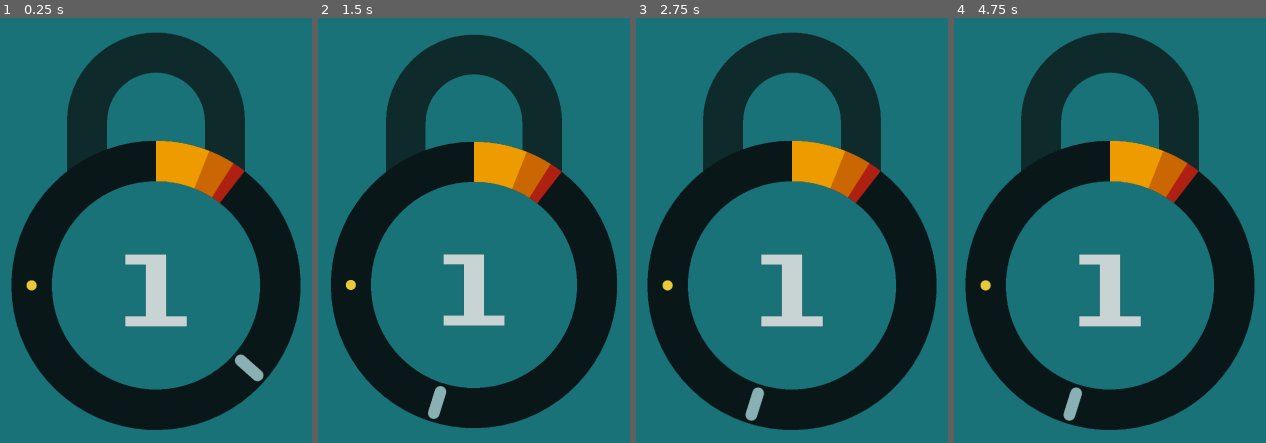
Above: before the commit, frames 1-4 (left to right).
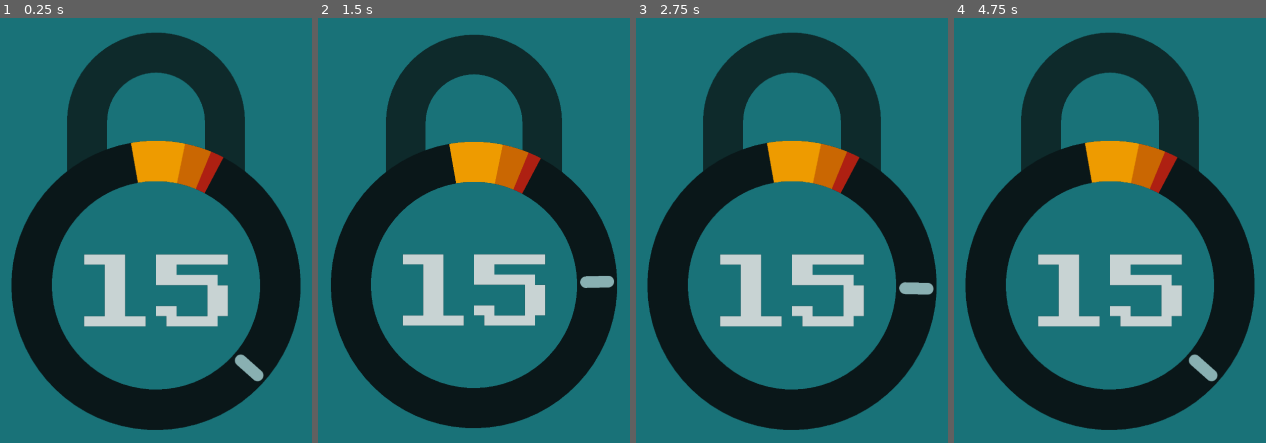
Above: after the commit, the same moments.

Repository: rob-not-bob/lock-breaker
Game: Godot game, scene res://scenes/main.tscn
Two runs of this game, one before a commit and one after it. Both use one fixed random seed, a clock stepped at 60 frames per second and the inputs below.
Inputs (mouse positions are in pixels of both pictures, inside the frame that each line leads up to):
- Up to frame 1 (0.25 s): no input
- Up to frame 2 (1.5 s): move the mouse to (555, 205) at 0.52 s; click (555, 205) at 0.6 s; move the mouse to (402, 281) at 1.27 s; click (402, 281) at 1.35 s
- Up to frame 3 (2.75 s): move the mouse to (829, 69) at 2.02 s; click (829, 69) at 2.1 s
- Up to frame 4 (4.75 s): move the mouse to (1091, 404) at 2.77 s; click (1091, 404) at 2.85 s; move the mouse to (1222, 362) at 3.52 s; click (1222, 362) at 3.6 s; move the mouse to (1000, 124) at 4.27 s; click (1000, 124) at 4.35 s

The runs differ from the first frame. In frame 1, 6.9% of the frame differs, in the area x 8-79%, y 28-73%; in frame 2, 7.2%; in frame 3, 7.6%, in the area x 8-96%, y 28-95%; in frame 4, 7.6%.

Commit message:
Fixed bugs related to getting arc color

Diff:
--- a/scenes/arc_donut.gd
+++ b/scenes/arc_donut.gd
@@ -16,8 +16,7 @@
 @export var reverse: bool = false;
 
 func _process(_delta):
-	if Engine.is_editor_hint():
-		queue_redraw();
+	queue_redraw();
 
 func _draw_arc_donut_about_point(center: Vector2, from_angle: float, to_angle: float, color: Color):
 	var points_arc = PackedVector2Array()
@@ -35,16 +34,19 @@
 
 ## Returns the name of the arc at _deg
 func get_arc_name_at(_deg: float):
-	var deg = fmod(_deg, 360);
-	var arc_start = start_angle;
+	var deg = _deg;
+	if _deg < 0:
+		deg *= -1;
+	deg = fmod(_deg, 360);
 
-	# If reverse manipulate deg to be relative to start_angle so
-	# our code still works
+	# Manipulate deg to be relative to start_angle so
+	# our code still works no matter rotation
+	deg = deg - start_angle;
+	if deg < 0:
+		deg = 360 + deg;
+
+	var arc_start = 0;
 	if reverse:
-		deg = deg - start_angle;
-		if deg < 0:
-			deg = 360 + deg;
-
 		var sum = 0;
 		for angle in angle_sizes:
 			sum += angle;
@@ -62,11 +64,15 @@
 		if deg <= total_angle:
 			return arc_names[index];
 
+	# Should never be called
 	return null;
 
 
 
-#func _ready():
+func _ready():
+	print("281: ", get_arc_name_at(281)); # null)
+	print("351: ", get_arc_name_at(351)); # yellow)
+	print("5: ", get_arc_name_at(5)); # yellow)
 #	print("0: ", get_arc_name_at(0)); # yellow
 #	print("360: ", get_arc_name_at(360)); # yellow
 #	print("10: ", get_arc_name_at(10)); # yellow
--- /dev/null
+++ b/scenes/indicator.gd
@@ -0,0 +1,28 @@
+extends Node2D
+
+class_name Indicator
+
+@export var rotation_speed: float = 2.5;
+
+var _center: Vector2 = Vector2.ZERO;
+var _radius: float = 0;
+
+func initialize(center: Vector2, radius: float, track_width: float, start_angle: float = 0):
+	_radius = radius;
+	_center = center;
+	current_angle = start_angle;
+	_set_sizes(track_width);
+
+var current_angle: float = 0;
+var direction = 1;
+
+func _set_sizes(track_width: float):
+	var pixel_size = float($Sprite2D.texture.get_size().x);
+	var ratio = (track_width - 10) / pixel_size;
+	scale = Vector2(ratio, ratio) * 2.0;
+
+func _physics_process(delta):
+	current_angle += rotation_speed * direction * delta;
+	current_angle = fmod(current_angle, 2 * PI)
+	position = MyUtils.get_position_about_point(_center, _radius, current_angle);
+	rotation = current_angle;
--- /dev/null
+++ b/scenes/indicator.tscn
@@ -0,0 +1,19 @@
+[gd_scene load_steps=4 format=3 uid="uid://bpy1hd0buwsk4"]
+
+[ext_resource type="Script" path="res://scenes/indicator.gd" id="1_73jl4"]
+[ext_resource type="Texture2D" uid="uid://btw4q2gr3q56" path="res://assets/indicator.png" id="1_gd7vg"]
+
+[sub_resource type="CapsuleShape2D" id="CapsuleShape2D_l2j7e"]
+radius = 18.0
+height = 104.0
+
+[node name="indicator" type="Area2D"]
+script = ExtResource("1_73jl4")
+
+[node name="Sprite2D" type="Sprite2D" parent="."]
+modulate = Color(0.537255, 0.690196, 0.698039, 1)
+texture = ExtResource("1_gd7vg")
+
+[node name="CollisionShape2D2" type="CollisionShape2D" parent="."]
+rotation = -1.5708
+shape = SubResource("CapsuleShape2D_l2j7e")
--- a/scenes/lock.gd
+++ b/scenes/lock.gd
@@ -4,14 +4,13 @@
 signal lock_won(beaten_lock_difficulty: int, new_speed: float);
 
 @onready var arc_donut: ArcDonut = $lock_body/arc_donut;
-@onready var track: Track = $lock_body/track;
+@onready var indicator: Indicator = $lock_body/indicator;
 @onready var countdown: Label = $lock_body/countdown;
 
 @export_group("Lock Difficulty")
-@export var lock_difficulty: int = 1:
+@export var lock_difficulty: int = 10:
 	set(difficulty):
 		lock_difficulty = difficulty;
-		current_difficulty = lock_difficulty;
 	get:
 		return lock_difficulty;
 
@@ -20,7 +19,7 @@
 @export var lock_speed: float = 2.0:
 	set(speed):
 		lock_speed = min(speed, max_lock_speed);
-		track.rotation_speed = lock_speed;
+		indicator.rotation_speed = lock_speed;
 	get:
 		return lock_speed;
 
@@ -29,11 +28,11 @@
 @export var min_coin_spawn_distance: float = PI / 3:
 	set(spawn_distance):
 		min_coin_spawn_distance = spawn_distance;
-		$lock_body/track/coin_spawner.min_coin_spawn_distance = min_coin_spawn_distance;
+		# $lock_body/track/coin_spawner.min_coin_spawn_distance = min_coin_spawn_distance;
 	get:
 		return min_coin_spawn_distance;
 
-var current_difficulty: int = lock_difficulty:
+@onready var current_difficulty: int = lock_difficulty:
 	set(difficulty):
 		current_difficulty = difficulty;
 		countdown.text = str(current_difficulty);
@@ -57,9 +56,25 @@
 	var inner_radius = arc_donut.outer_radius * arc_donut.inner_to_outer_ratio;
 	var trackWidth = (arc_donut.outer_radius - inner_radius) / 2;
 	var radius = (inner_radius + arc_donut.outer_radius) / 2;
+	current_difficulty = lock_difficulty;
 
-	track.initialize(center, radius, trackWidth);
-	track.create_coin(first_coin_spawn_distance);
+	indicator.initialize(center, radius, trackWidth);
+	arc_donut.reverse = indicator.direction == -1;
+	# indicator.create_coin(first_coin_spawn_distance);
+
+func _process(_delta):
+	if Input.is_action_just_pressed("invert"):
+		indicator.direction *= -1;
+
+		var angle = rad_to_deg(indicator.current_angle) + 90;
+		if angle < 0:
+			angle += 360
+		angle = fmod(angle, 360);
+		print("angle ", angle);
+		var arc = arc_donut.get_arc_name_at(angle);
+		print("arc ", arc);
+		if arc:
+			_on_coin_collected();
 
 func _on_coin_collected():
 	if current_difficulty <= 0:
@@ -69,11 +84,13 @@
 	if current_difficulty == 0:
 		_on_win();
 	else:
-		track.create_coin();
+		var angle = randf_range(0, 359.9);
+		arc_donut.reverse = indicator.direction == -1;
+		arc_donut.start_angle = angle;
 
 func _on_win():
-	var old_direction = track.direction;
-	track.direction = 0;
+	var old_direction = indicator.direction;
+	indicator.direction = 0;
 
 	await unlock();
 	await lock();
@@ -84,8 +101,8 @@
 
 	lock_won.emit(lock_difficulty, lock_speed);
 
-	track.create_coin(first_coin_spawn_distance);
-	track.direction = old_direction;
+	# indicator.create_coin(first_coin_spawn_distance);
+	indicator.direction = old_direction;
 
 func _on_lose():
 	await lose();
--- a/scenes/lock.tscn
+++ b/scenes/lock.tscn
@@ -2,7 +2,7 @@
 
 [ext_resource type="Script" path="res://scenes/lock.gd" id="1_tnfkh"]
 [ext_resource type="PackedScene" uid="uid://ch5418xgdqmbj" path="res://scenes/shackle.tscn" id="3_70kar"]
-[ext_resource type="PackedScene" uid="uid://bpy1hd0buwsk4" path="res://scenes/track.tscn" id="4_mem34"]
+[ext_resource type="PackedScene" uid="uid://bpy1hd0buwsk4" path="res://scenes/indicator.tscn" id="4_mem34"]
 [ext_resource type="AudioStream" uid="uid://lfiu78bu6l4l" path="res://assets/unlock.mp3" id="4_r64xg"]
 [ext_resource type="Theme" uid="uid://7ufvk254irrw" path="res://ui_theme.tres" id="6_bq63j"]
 [ext_resource type="PackedScene" uid="uid://drgb3ug0av0u8" path="res://scenes/arc_donut.tscn" id="8_pripq"]
@@ -165,8 +165,10 @@
 position = Vector2(588, 1375)
 inner_to_outer_ratio = 0.72
 outer_radius = 457.464
-
-[node name="track" parent="lock_body" instance=ExtResource("4_mem34")]
+start_angle = 350.0
+reverse = true
+
+[node name="indicator" parent="lock_body" instance=ExtResource("4_mem34")]
 rotation_speed = 2.75
 
 [node name="countdown" type="Label" parent="lock_body"]
@@ -197,6 +199,3 @@
 stream = ExtResource("4_r64xg")
 volume_db = -15.0
 pitch_scale = 3.0
-
-[connection signal="coin_collected" from="lock_body/track" to="." method="_on_coin_collected"]
-[connection signal="lost" from="lock_body/track" to="." method="_on_lose"]
--- a/scenes/main.tscn
+++ b/scenes/main.tscn
@@ -39,6 +39,7 @@
 
 [node name="lock" parent="CenterContainer/SubViewportContainer/SubViewport" instance=ExtResource("1_ws75f")]
 position = Vector2(0, -175)
+lock_difficulty = 15
 
 [node name="shader" type="ColorRect" parent="."]
 material = SubResource("ShaderMaterial_ayhpd")
--- a/scenes/track.gd
+++ /dev/null
@@ -1,55 +0,0 @@
-extends Node2D
-
-class_name Track
-
-@export var rotation_speed: float = 2.5;
-
-signal lost;
-signal coin_collected;
-
-var _center: Vector2 = Vector2.ZERO;
-var _radius: float = 0;
-
-func initialize(center: Vector2, radius: float, track_width: float, start_angle: float = 0):
-	_radius = radius;
-	_center = center;
-	current_angle = start_angle;
-	_set_sizes(track_width);
-
-func _set_sizes(track_width: float):
-	var pixel_size = float($indicator/Sprite2D.texture.get_size().x);
-	var ratio = (track_width - 10) / pixel_size;
-	$indicator.scale = Vector2(ratio, ratio) * 2.0;
-	print('Pixel size ', pixel_size, ' ratio ', ratio);
-
-func lose():
-	direction = 0;
-	lost.emit();
-
-func invert_direction():
-	if direction == 0:
-		return;
-
-	direction *= -1;
-	if not coin.in_coin:
-		lose();
-	else:
-		coin.collect_coin();
-		coin_collected.emit();
-
-var current_angle: float = 0;
-var direction = 1;
-
-func _physics_process(delta):
-	current_angle += rotation_speed * direction * delta;
-	$indicator.position = MyUtils.get_position_about_point(_center, _radius, current_angle);
-	$indicator.rotation = current_angle;
-
-func _process(_delta):
-	if Input.is_action_just_pressed("invert"):
-		invert_direction();
-
-var coin: Coin;
-func create_coin(spawn_distance_override = null):
-	coin = $coin_spawner.spawn_coin(_center, _radius, current_angle, spawn_distance_override);
-	coin.connect("coin_missed", lose)
--- a/scenes/track.tscn
+++ /dev/null
@@ -1,26 +0,0 @@
-[gd_scene load_steps=6 format=3 uid="uid://bpy1hd0buwsk4"]
-
-[ext_resource type="Script" path="res://scenes/track.gd" id="1_6rsom"]
-[ext_resource type="Texture2D" uid="uid://btw4q2gr3q56" path="res://assets/indicator.png" id="1_gd7vg"]
-[ext_resource type="PackedScene" uid="uid://bjesc1gi823fb" path="res://scenes/coin_spawner.tscn" id="2_c0cko"]
-[ext_resource type="Script" path="res://scenes/coin_spawner.gd" id="3_xu0fs"]
-
-[sub_resource type="CapsuleShape2D" id="CapsuleShape2D_l2j7e"]
-radius = 18.0
-height = 104.0
-
-[node name="track" type="Node2D"]
-script = ExtResource("1_6rsom")
-
-[node name="coin_spawner" parent="." instance=ExtResource("2_c0cko")]
-script = ExtResource("3_xu0fs")
-
-[node name="indicator" type="Area2D" parent="."]
-
-[node name="Sprite2D" type="Sprite2D" parent="indicator"]
-modulate = Color(0.537255, 0.690196, 0.698039, 1)
-texture = ExtResource("1_gd7vg")
-
-[node name="CollisionShape2D2" type="CollisionShape2D" parent="indicator"]
-rotation = -1.5708
-shape = SubResource("CapsuleShape2D_l2j7e")
